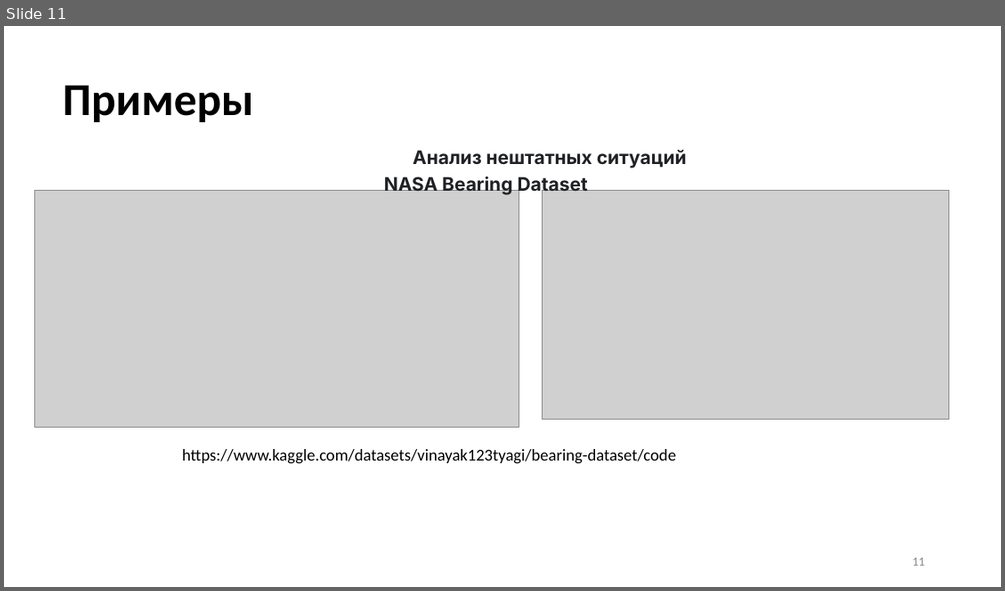
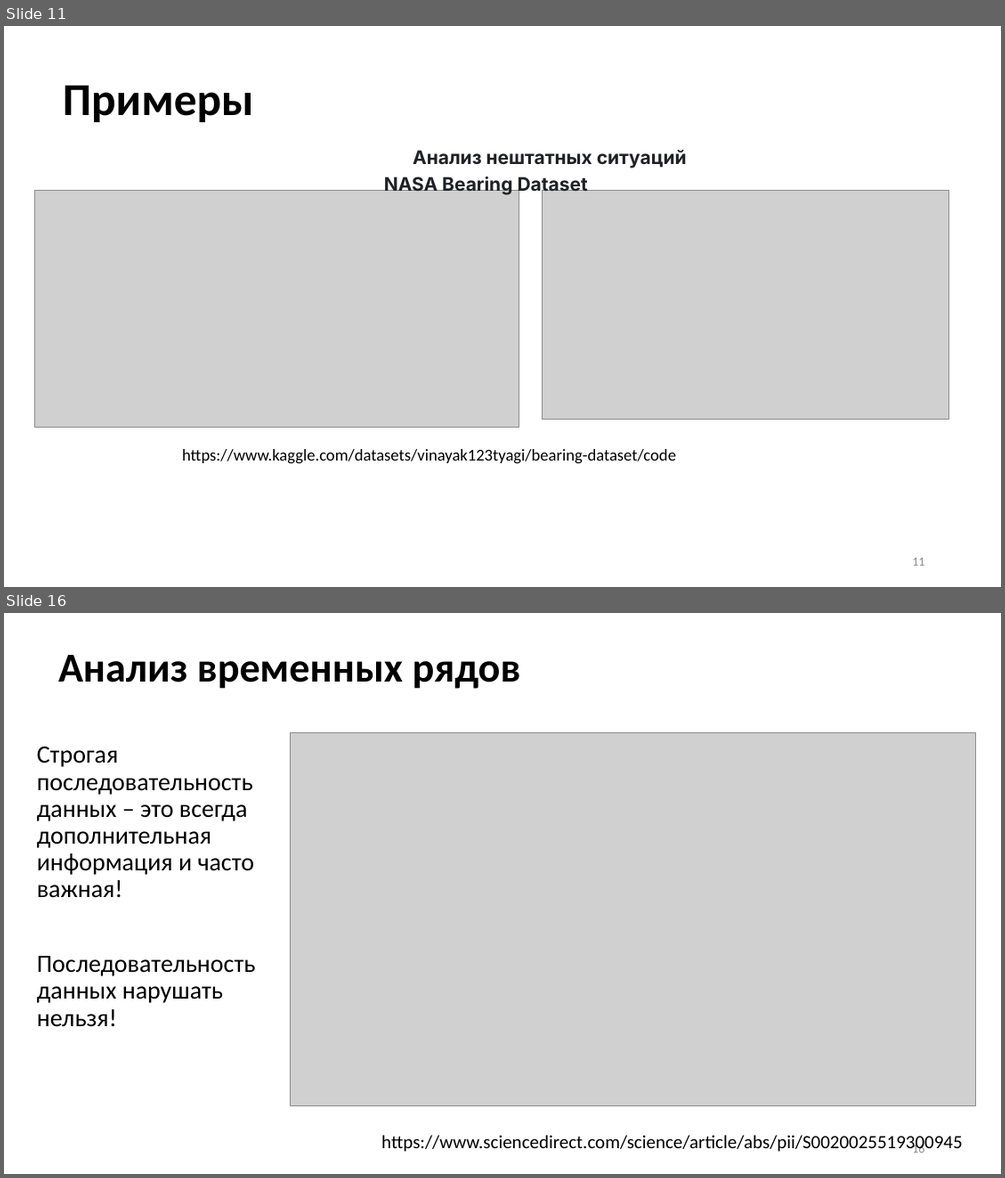
Before and after one commit to MVRonkin/TimeSeriesCourse, a slide deck: Last/LEC/01-1_Intro.pptx. Shown one above the other, each under a label of ours: slide 11 before the commit, slides 11 and 16 after it; the slides between them are not shown. The pictures are 1005x591 and 1005x1178 pixels, drawn with LibreOffice and Linux fonts; fonts in the diff are those of the drawing; grey boxes stand for pictures. Boxes give left, top, right and bottom in pixels: in the first picture for what was removed or moved away, otherwise in the second. Text is boxed around its words. In the diff, an @@ line names an element or a change of style, - is before the commit and + after.

```diff
--- a/Last/LEC/01-1_Intro.pptx
+++ b/Last/LEC/01-1_Intro.pptx
@@ slide 16 added at box(4, 613, 1001, 1174), background #FFFFFF @@
@@ title added at box(58, 655, 521, 689), 39.6 pt, text #000000, bold @@
+Анализ временных рядов
@@ picture added at box(290, 732, 975, 1106) @@
@@ text added at box(37, 747, 256, 1026), 24 pt, text #000000 @@
+Строгая последовательность данных – это всегда дополнительная информация и часто важная!
+Последовательность данных нарушать нельзя!
@@ text added at box(381, 1135, 963, 1152), 18 pt, text #000000 @@
+https://www.sciencedirect.com/science/article/abs/pii/S0020025519300945
@@ page number added at box(912, 1142, 924, 1152), 12 pt, text #8C8C8C @@
+16
```
Also in this commit, not shown: 1 slide changed, 6 other slides added, 8 slides removed, 13 other files.
